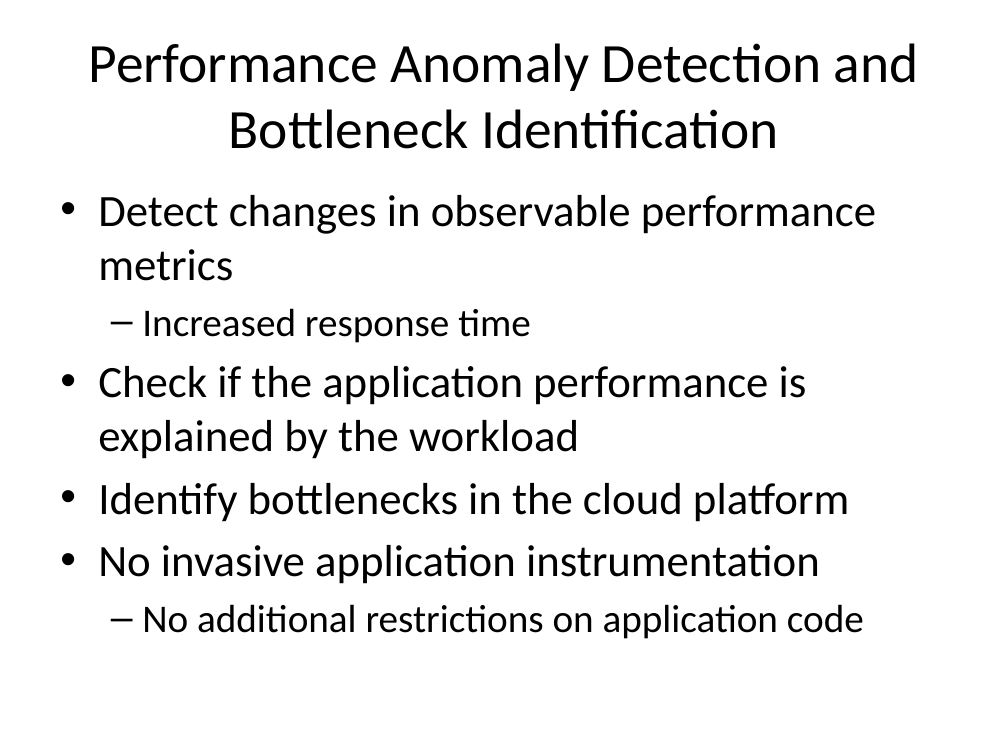
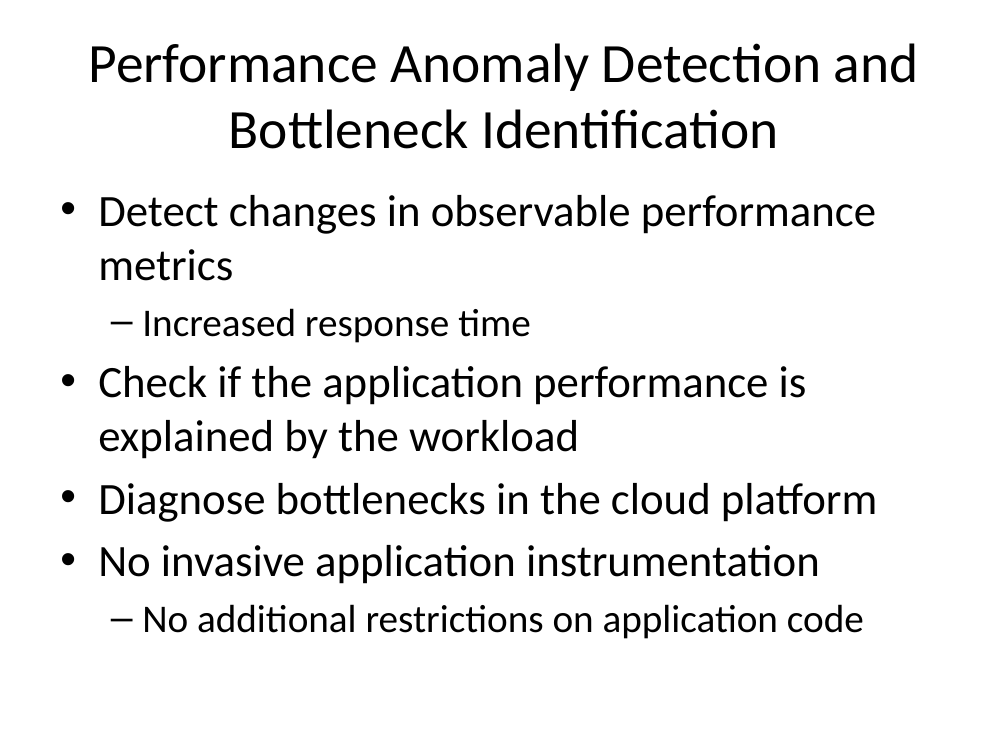
Before and after one commit to Dithn/eager-appscale, a slide deck: slide 25 of Eager/elk-experiment/appserver/system_design.pptx (slide 24 before the commit). Drawn at 1008x756 pixels with LibreOffice and Linux fonts; fonts in the diff are those of the drawing. Boxes give left, top, right and bottom in pixels: in the first picture for what was removed or moved away, otherwise in the second. Text is boxed around its words. In the diff, an @@ line names an element or a change of style, - is before the commit and + after.

Commit message:
Updated slide deck

```diff
--- a/Eager/elk-experiment/appserver/system_design.pptx
+++ b/Eager/elk-experiment/appserver/system_design.pptx
@@ text at bbox=[98, 483, 877, 522]: text changed @@
-• Identify bottlenecks in the cloud platform
+• Diagnose bottlenecks in the cloud platform
```
Also in this commit, not shown: 1 other slide changed, 1 slide added.
